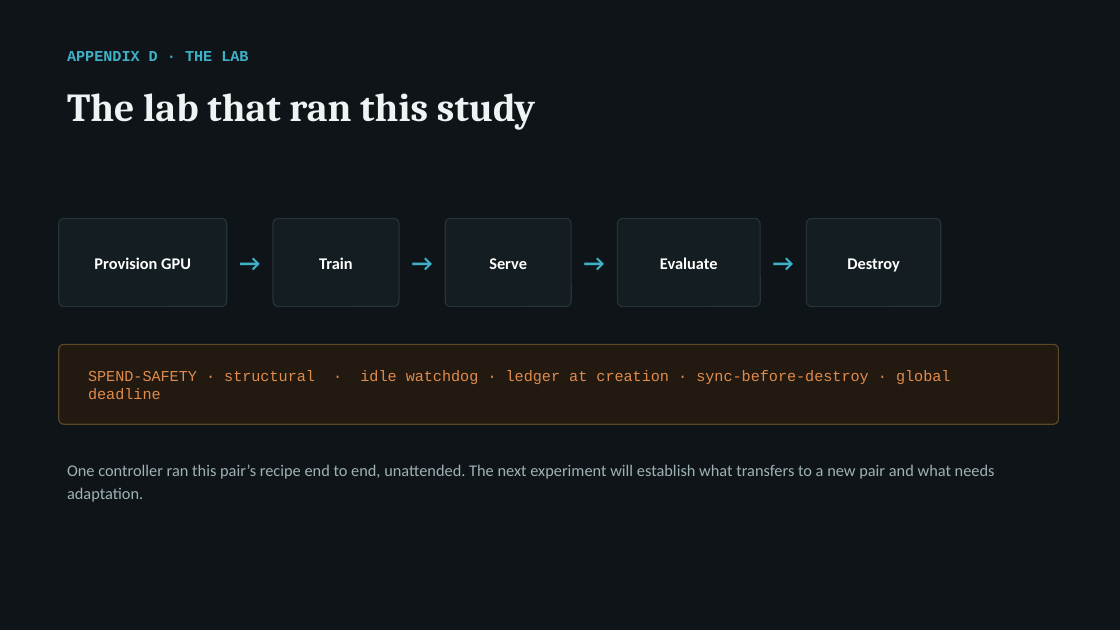
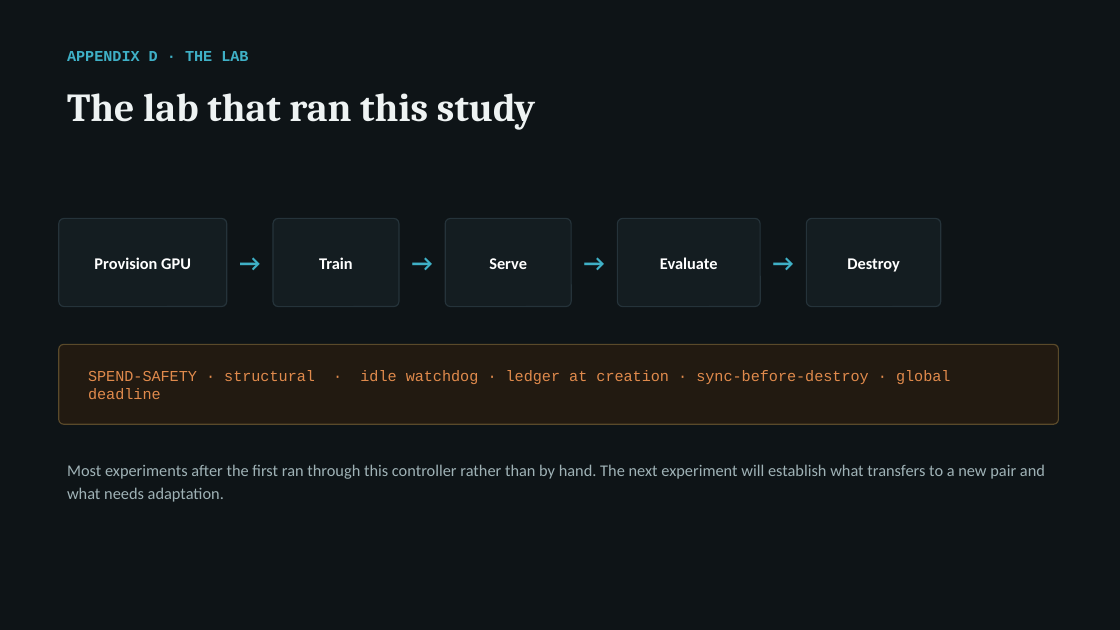
Before and after one commit to arunmenon/gisting-coding-agent, a slide deck: slide 16 of Gisting-CTO-deck.pptx (slide 14 before the commit). Drawn at 1120x630 pixels with LibreOffice and Linux fonts; fonts in the diff are those of the drawing. Boxes give left, top, right and bottom in pixels: in the first picture for what was removed or moved away, otherwise in the second. Text is boxed around its words. In the diff, an @@ line names an element or a change of style, - is before the commit and + after.

Commit message:
Deck: add 'What Steno is made of' (span analysis, trainer, proxy, evaluation, auto loop) and an H200 results slide; align loop wording with the paper

```diff
--- a/Gisting-CTO-deck.pptx
+++ b/Gisting-CTO-deck.pptx
@@ text at [67, 464, 1045, 502]: text changed @@
-One controller ran this pair’s recipe end to end, unattended. The next experiment will establish what transfers to a new pair and what needs adaptation.
+Most experiments after the first ran through this controller rather than by hand. The next experiment will establish what transfers to a new pair and what needs adaptation.
```
Also in this commit, not shown: 2 other slides changed, 2 slides added, 3 other files.
